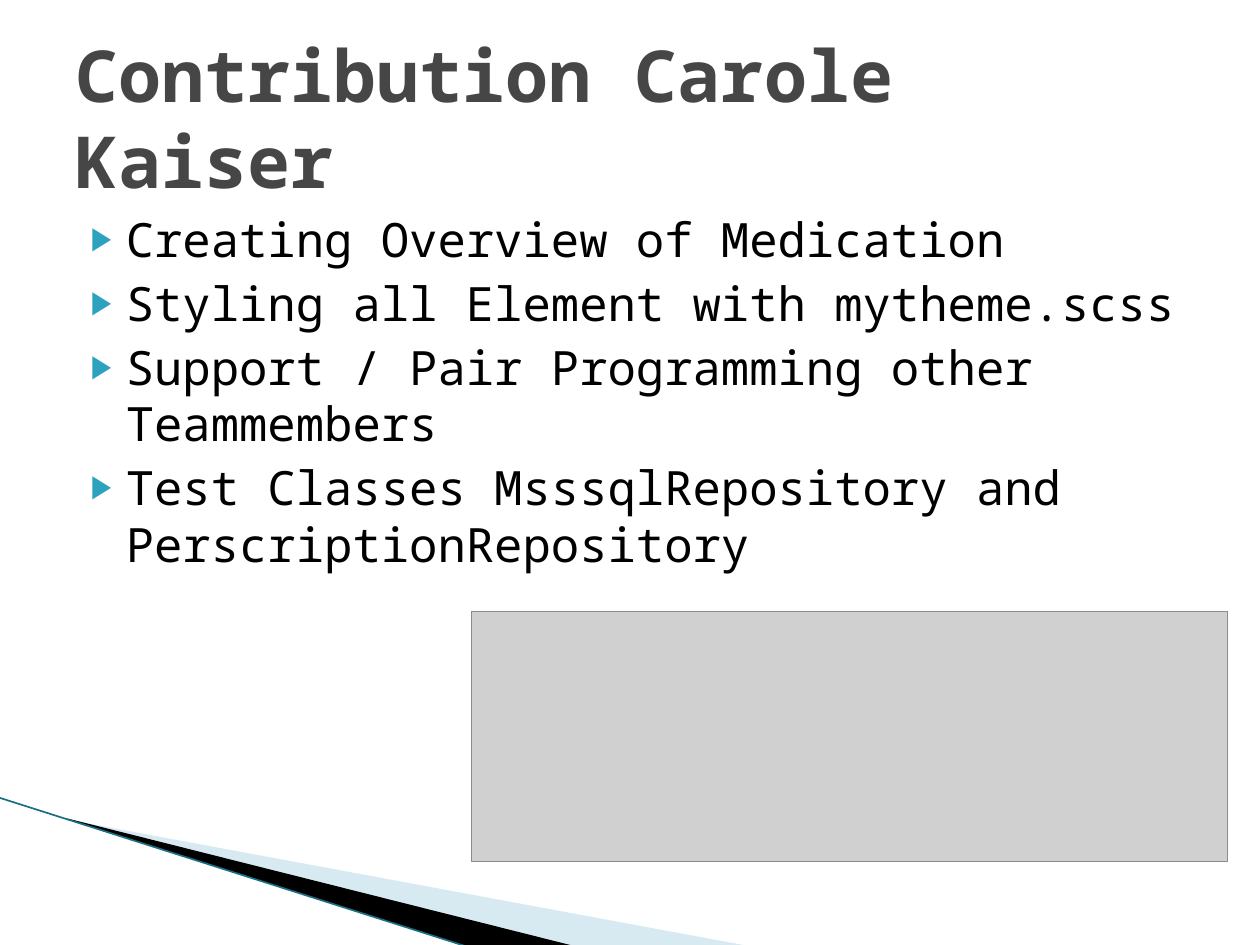
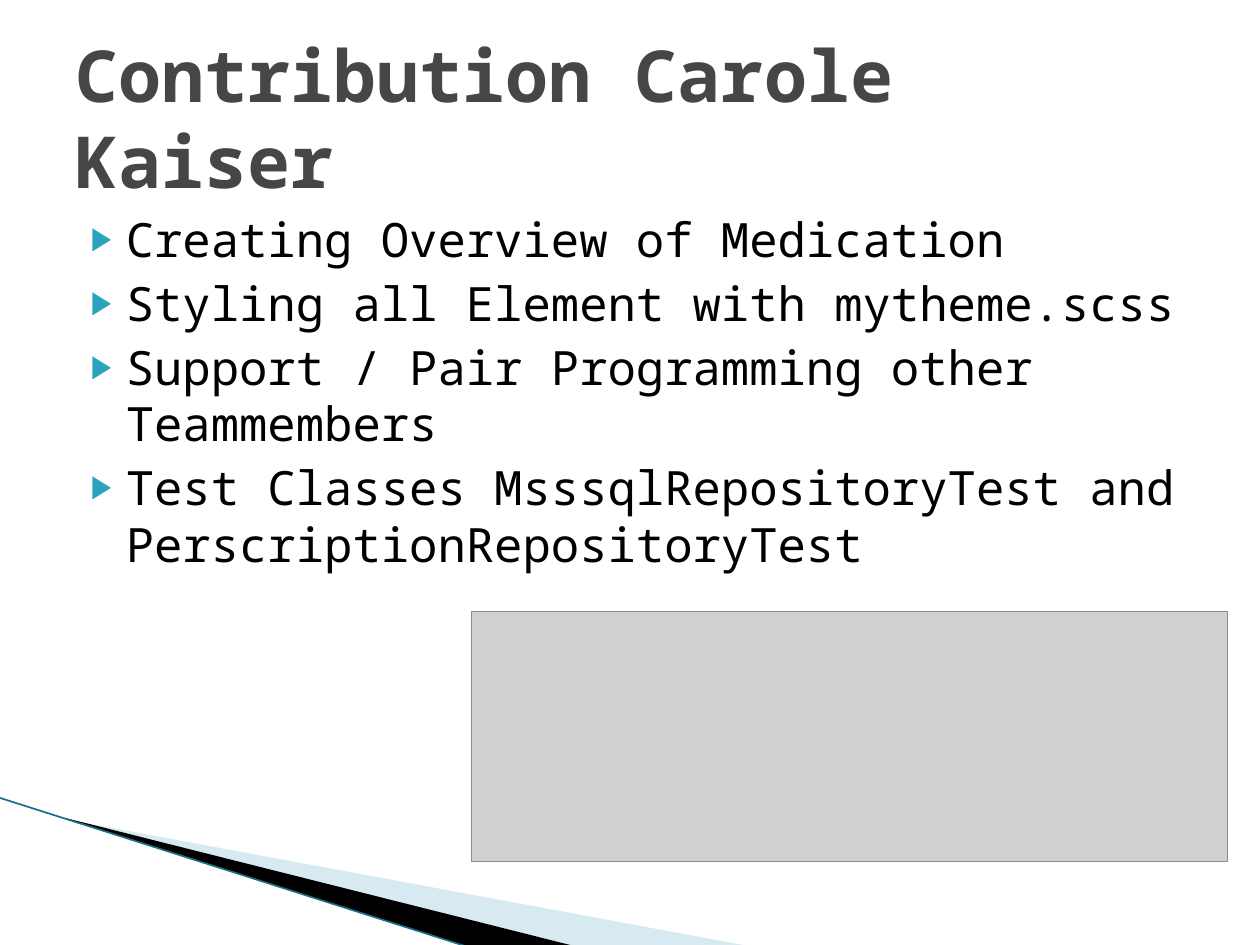
Before and after one commit to MarwinPhilips/ch.bfh.btx8081.w2015.schwarz, a slide deck: slide 9 of Documents/Task 14/Task 14.pptx. Drawn at 1260x945 pixels with LibreOffice and Linux fonts; fonts in the diff are those of the drawing; grey boxes stand for pictures; background and template pictures are left out. Boxes give left, top, right and bottom in pixels: in the first picture for what was removed or moved away, otherwise in the second. Text is boxed around its words. In the diff, an @@ line names an element or a change of style, - is before the commit and + after.

Commit message:
final presentation modified

```diff
--- a/Documents/Task 14/Task 14.pptx
+++ b/Documents/Task 14/Task 14.pptx
@@ text at (x1=126, y1=469, x2=1174, y2=574): text changed @@
-▶ Test Classes MsssqlRepository and PerscriptionRepository
+▶ Test Classes MsssqlRepositoryTest and PerscriptionRepositoryTest
```
Also in this commit, not shown: 1 other file.
